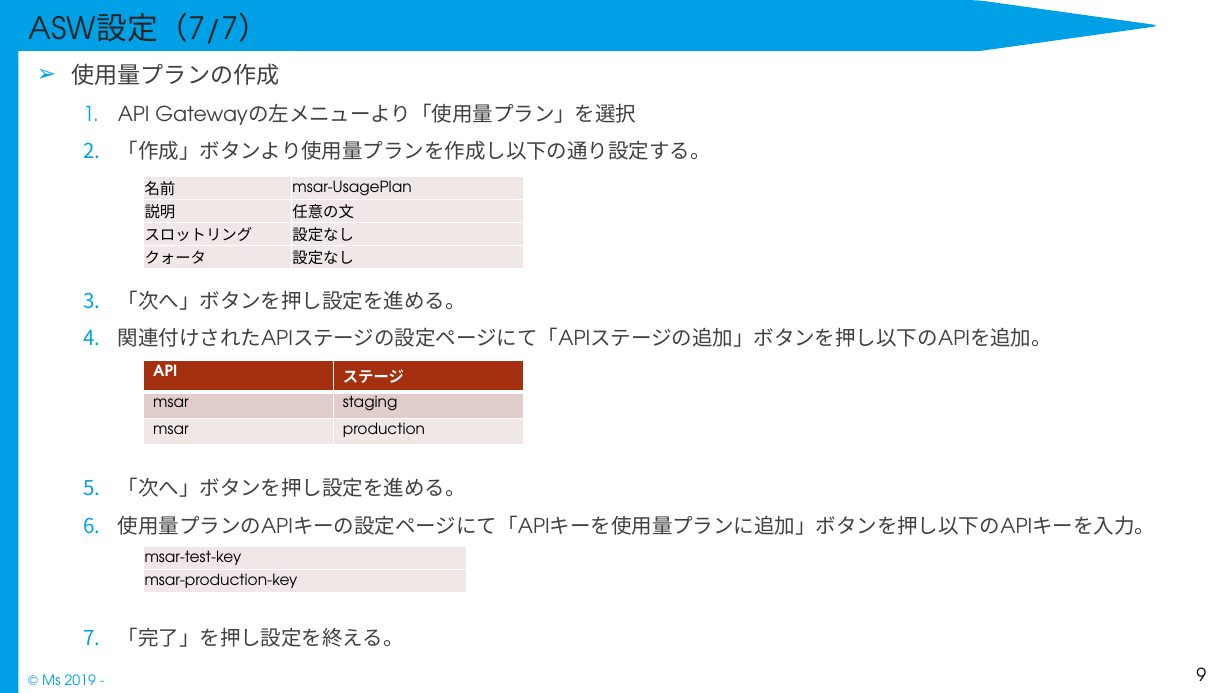
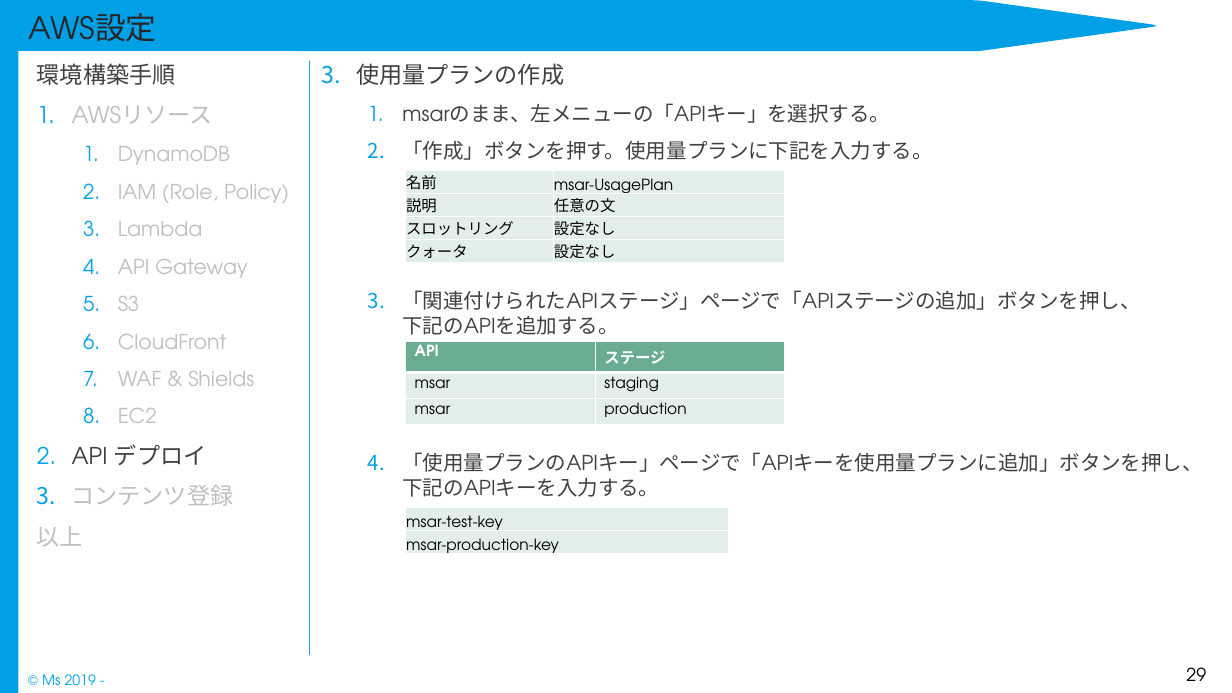
Before and after one commit to Rie-Ishimura/https-github.com-uetomae-msar_Documents_1, a slide deck: slide 29 of 04.環境構築/インフラ/msar_環境構築手順書.pptx (slide 9 before the commit). Drawn at 1232x693 pixels with LibreOffice and Linux fonts; fonts in the diff are those of the drawing. Boxes give left, top, right and bottom in pixels: in the first picture for what was removed or moved away, otherwise in the second. Text is boxed around its words. In the diff, an @@ line names an element or a change of style, - is before the commit and + after.

Commit message:
卒ARu コンテンツ管理画面(Web) 開発

```diff
--- a/04.環境構築/インフラ/msar_環境構築手順書.pptx
+++ b/04.環境構築/インフラ/msar_環境構築手順書.pptx
@@ title at (29, 13, 157, 54): text changed @@
-ASW設定（7/7）
+AWS設定
@@ text "使用量プランの作成": place and size @@
-text "使用量プランの作成" at (72, 63, 1155, 647)
+text "使用量プランの作成" at (356, 63, 1202, 497)
@@ text added at (37, 63, 289, 546), 16 pt, text #BFBFBF @@
+環境構築手順
+1. AWSリソース
+  1. DynamoDB
+  2. IAM (Role, Policy)
+  3. Lambda
+  4. API Gateway
+  5. S3
+  6. CloudFront
+  7. WAF & Shields
+  8. EC2
+2. API デプロイ
+3. コンテンツ登録
+以上
@@ line added from (310, 61) to (310, 654), #13A0E7 1.25 pt @@
@@ text at (356, 63, 564, 85): bullet ➢ to 1. @@
@@ text at (402, 103, 1202, 497): text changed @@
-  1. API Gatewayの左メニューより「使用量プラン」を選択
-  2. 「作成」ボタンより使用量プランを作成し以下の通り設定する。
-  3. 「次へ」ボタンを押し設定を進める。
-  4. 関連付けされたAPIステージの設定ページにて「APIステージの追加」ボタンを押し以下のAPIを追加。
-  5. 「次へ」ボタンを押し設定を進める。
-  6. 使用量プランのAPIキーの設定ページにて「APIキーを使用量プランに追加」ボタンを押し以下のAPIキーを入力。
-  7. 「完了」を押し設定を終える。
+  1. msarのまま、左メニューの「APIキー」を選択する。
+  2. 「作成」ボタンを押す。使用量プランに下記を入力する。
+  3. 「関連付けられたAPIステージ」ページで「APIステージの追加」ボタンを押し、
+     下記のAPIを追加する。
+  4. 「使用量プランのAPIキー」ページで「APIキーを使用量プランに追加」ボタンを押し、
+     下記のAPIキーを入力する。
@@ table at (406, 170, 786, 262) @@
@@ fill #F0E8E7 to #E1EEE9 in 8 cells @@
@@ table: place and size @@
-table at (144, 177, 524, 269)
+table at (406, 170, 786, 262)
@@ table at (406, 341, 785, 424) @@
@@ fill #A53010 to #6AAC91 in row 1 @@
@@ fill #E1CDCC to #E1EEE9 in row 2 @@
@@ fill #F0E8E7 to #E1EEE9 in row 3 @@
@@ table: place and size @@
-table at (144, 360, 523, 444)
+table at (406, 341, 785, 424)
@@ table at (406, 507, 728, 557) @@
@@ fill #F0E8E7 to #E1EEE9 in 2 cells @@
@@ table: place and size @@
-table at (144, 547, 467, 593)
+table at (406, 507, 728, 557)
@@ page number at (1186, 667, 1206, 681): text changed @@
-9
+29
```
Also in this commit, not shown: 10 other slides changed, 30 slides added, 9 other files.
